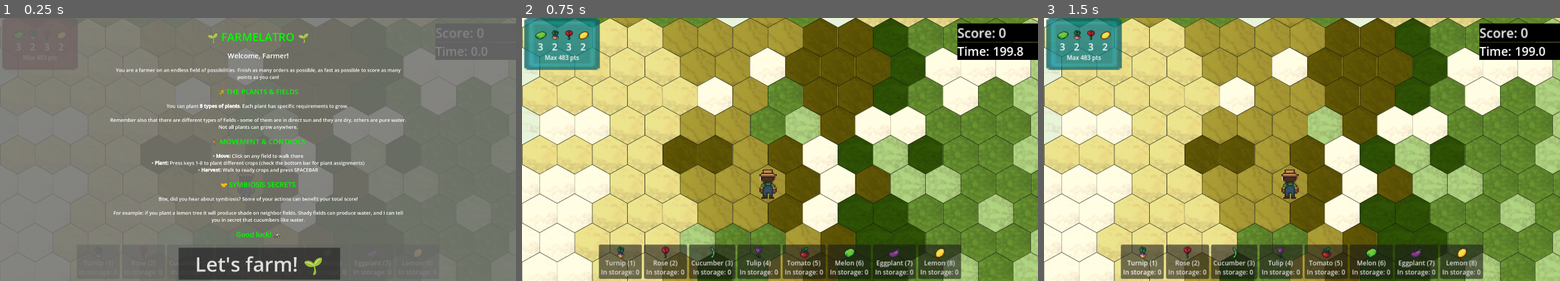
Above: before the commit, frames 1-3 (left to right).
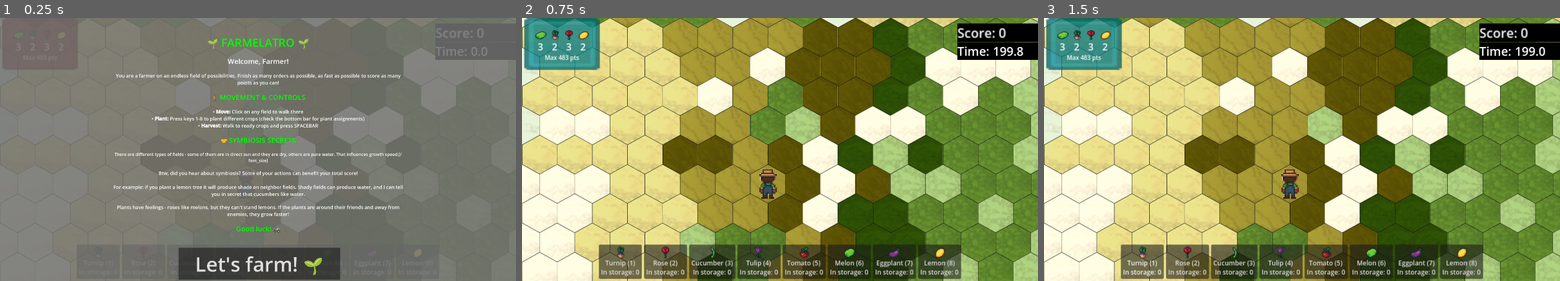
Above: after the commit, the same moments.

Repository: BlueDespero/slavicgamejam2025
Game: Godot game, scene res://main.tscn
Two runs of this game, one before a commit and one after it. Both use one fixed random seed, a clock stepped at 60 frames per second and the inputs below.
Inputs (mouse positions are in pixels of both pictures, inside the frame that each line leads up to):
- Up to frame 1 (0.25 s): no input
- Up to frame 2 (0.75 s): click "Let's farm! 🌱" at 0.5 s
- Up to frame 3 (1.5 s): tap Enter at 1.25 s; move the mouse to (1518, 52) at 1.27 s; tap 1 at 1.35 s; click (1518, 52) at 1.42 s

The runs differ from the first frame. In frame 1, 6.7% of the frame differs, in the area x 21-79%, y 5-84%; in frame 2, nothing differs; in frame 3, nothing differs.

Commit message:
Shorten the welcome message

Diff:
--- a/main.tscn
+++ b/main.tscn
@@ -47,12 +47,6 @@
 
 [font_size=18]You are a farmer on an endless field of possibilities. Finish as many orders as possible, as fast as possible to score as many points as you can![/font_size]
 
-[font_size=26][color=green]🌾 THE PLANTS & FIELDS[/color][/font_size]
-
-[font_size=18]You can plant [b]8 types of plants[/b]. Each plant has specific requirements to grow.
-
-Remember also that there are different types of fields - some of them are in direct sun and they are dry, others are pure water. Not all plants can grow anywhere.[/font_size]
-
 [font_size=26][color=green]🚶 MOVEMENT & CONTROLS[/color][/font_size]
 
 [font_size=18]• [b]Move:[/b] Click on any field to walk there
@@ -61,9 +55,13 @@
 
 [font_size=26][color=green]🤝 SYMBIOSIS SECRETS[/color][/font_size]
 
+There are different types of fields - some of them are in direct sun and they are dry, others are pure water. That influences growth speed.[/font_size]
+
 [font_size=18]Btw, did you hear about symbiosis? Some of your actions can benefit your total score!
 
 For example: if you plant a lemon tree it will produce shade on neighbor fields. Shady fields can produce water, and I can tell you in secret that cucumbers like water.[/font_size]
+
+[font_size=18]Plants have feelings - roses like melons, but they can't stand lemons. If the plants are around their friends and away from enemies, they grow faster![/font_size]
 
 [center][font_size=26][color=green]Good luck! 🚜[/color][/font_size][/center]
 "
